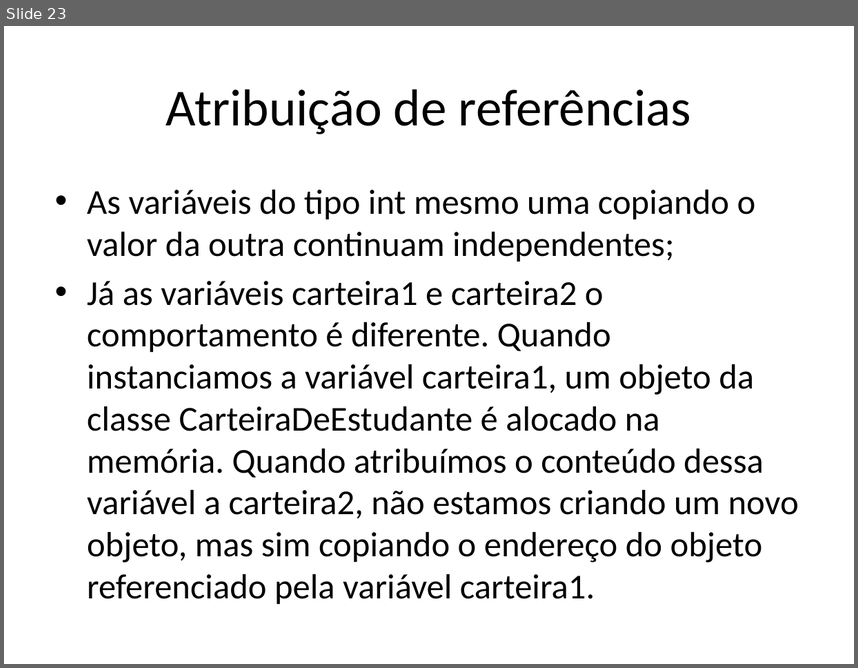
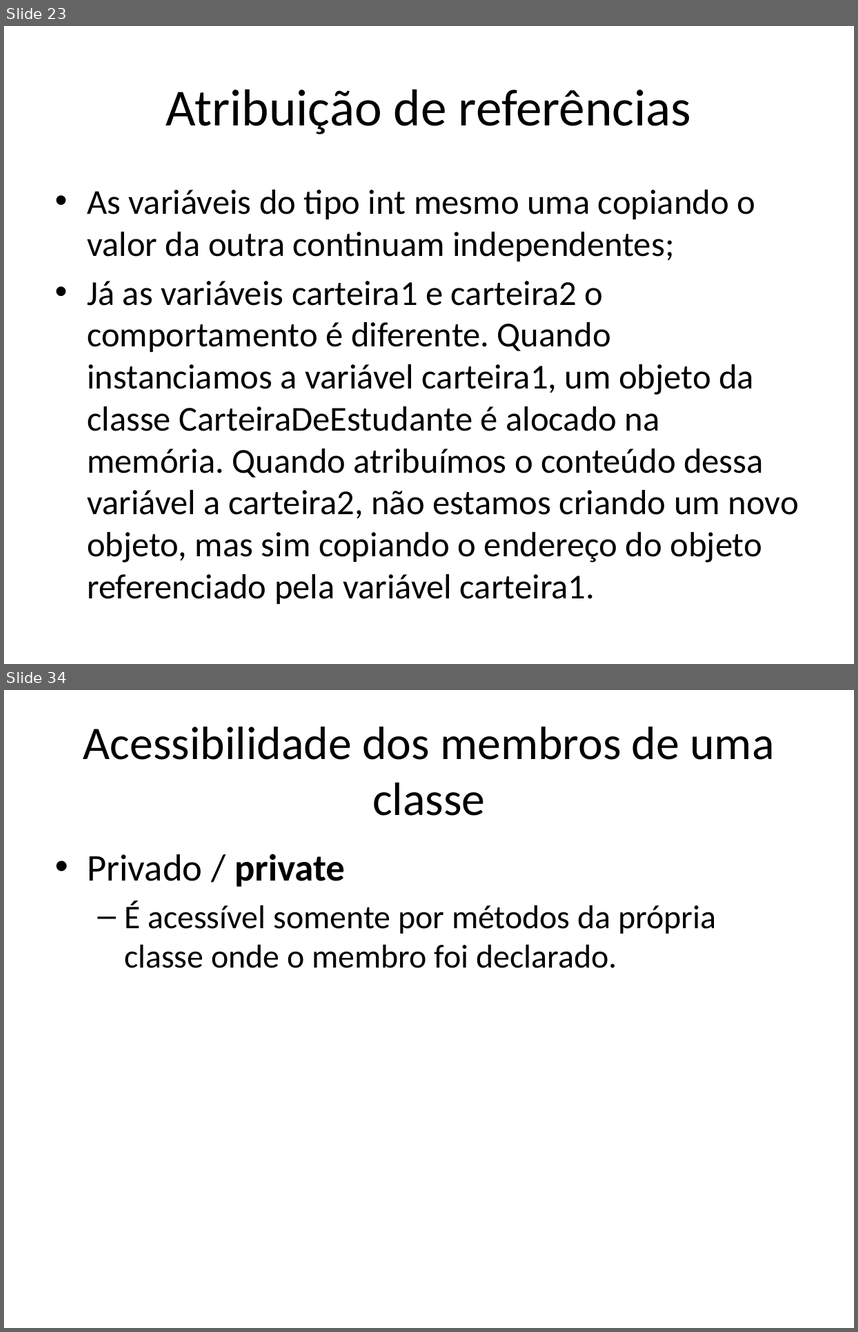
Before and after one commit to renanlessa/CursoJava, a slide deck: Documentos/Orientação a Objetos.pptx. Shown one above the other, each under a label of ours: slide 23 before the commit, slides 23 and 34 after it; the slides between them are not shown. The pictures are 858x668 and 858x1332 pixels, drawn with LibreOffice and Linux fonts; fonts in the diff are those of the drawing. Boxes give left, top, right and bottom in pixels: in the first picture for what was removed or moved away, otherwise in the second. Text is boxed around its words. In the diff, an @@ line names an element or a change of style, - is before the commit and + after.

```diff
--- a/Documentos/Orientação a Objetos.pptx
+++ b/Documentos/Orientação a Objetos.pptx
@@ slide 34 added at [4, 690, 854, 1328], background #FFFFFF @@
@@ title added at [83, 727, 774, 816], 39.6 pt, text #000000 @@
+Acessibilidade dos membros de uma classe
@@ text added at [87, 854, 716, 968], 28 pt, text #000000 @@
+• Privado / private
+  – É acessível somente por métodos da própria classe onde o membro foi declarado.
```
Also in this commit, not shown: 12 other slides added, 5 other files.
